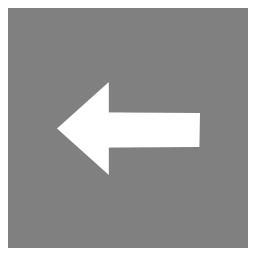
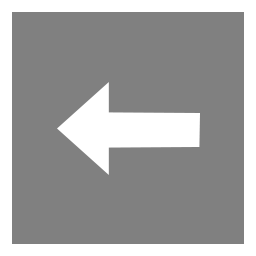
Two versions of the same layered image (w=256, h=256). Layer-by-layer changes:
painted on "矩形 1" over [8, 8, 248, 248]
